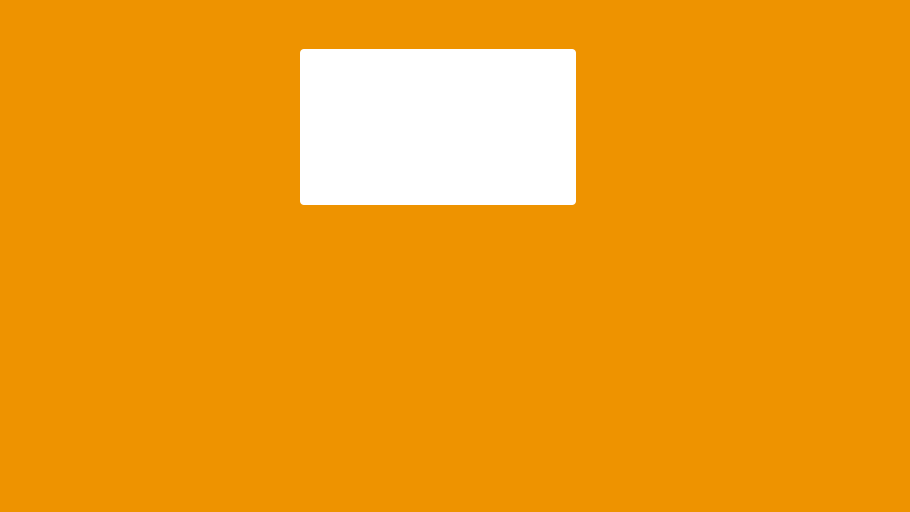
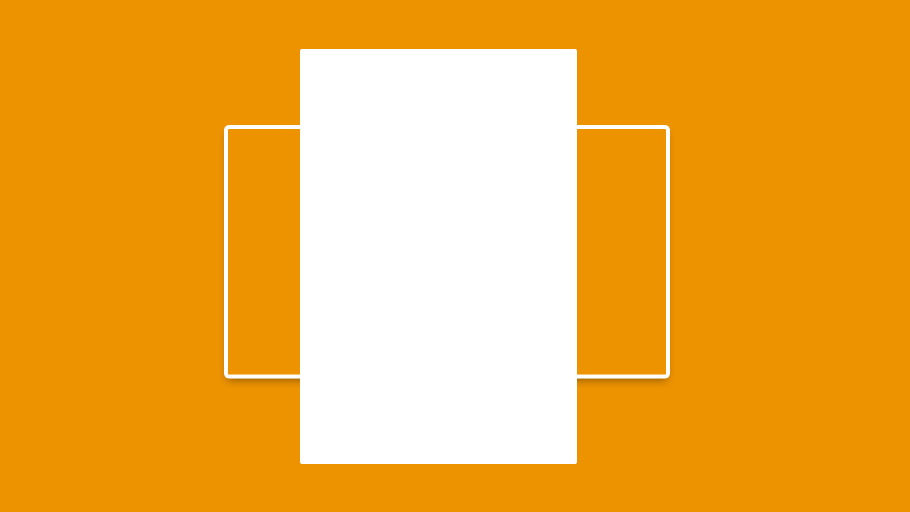
Before/after of a 910x512 layered artwork. What changed in the layer stack:
hid group "button" (3 layers) over [300, 49, 576, 205]
showed group "poster" (3 layers) over [300, 49, 577, 464]
painted on "poster mask" (4th of 4, in "poster") over [300, 49, 577, 464]
showed group "wide" (3 layers) over [227, 128, 675, 384]
added layer "focus" in group "wide" over [227, 128, 667, 376]
